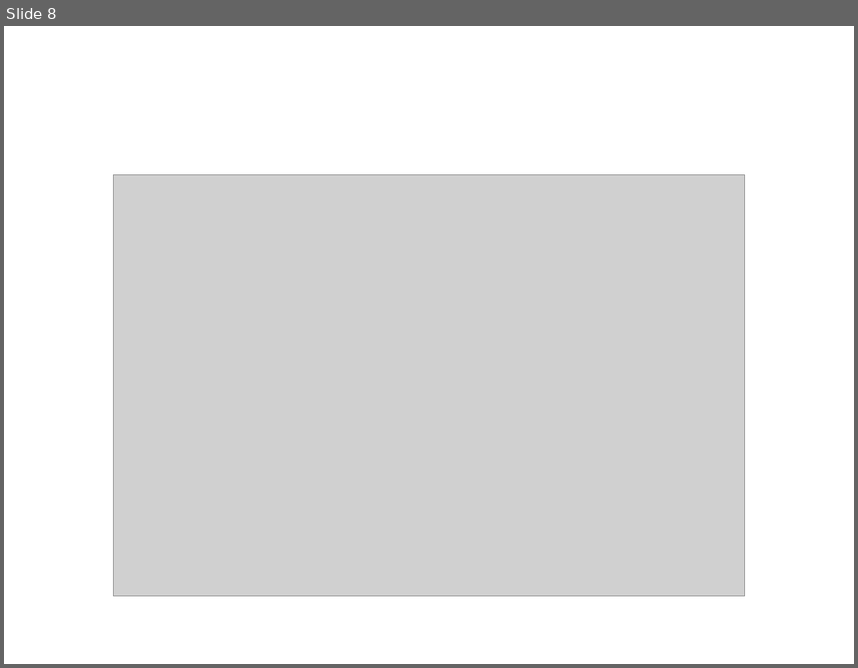
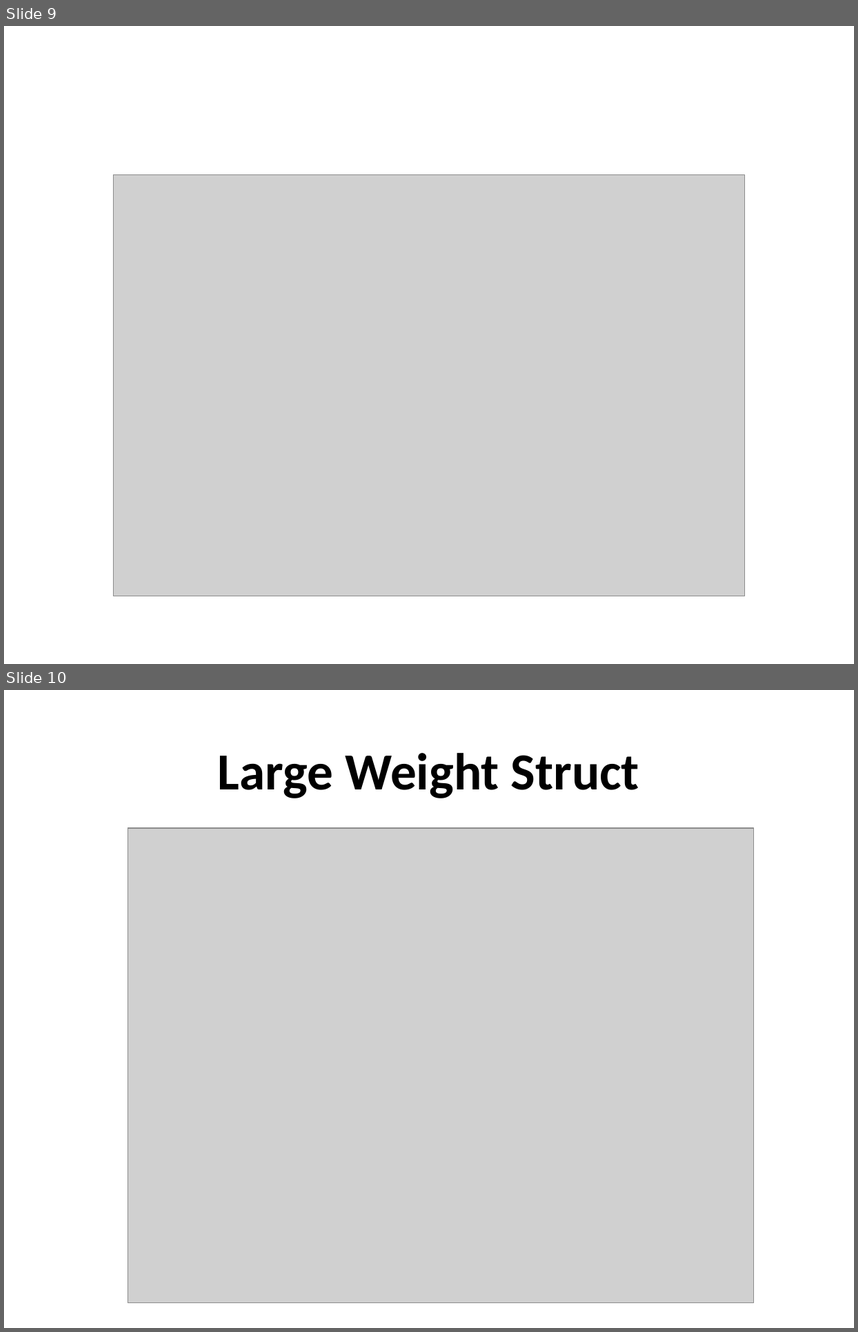
Before and after one commit to farseerfc/sjtuxyz, a slide deck: documents/XYZ Gramma.pptx. Shown one above the other, each under a label of ours: slide 8 before the commit, slides 9 and 10 after it. The pictures are 858x668 and 858x1332 pixels, drawn with LibreOffice and Linux fonts; fonts in the diff are those of the drawing; grey boxes stand for pictures. Boxes give left, top, right and bottom in pixels: in the first picture for what was removed or moved away, otherwise in the second. Text is boxed around its words. In the diff, an @@ line names an element or a change of style, - is before the commit and + after.

```diff
--- a/documents/XYZ Gramma.pptx
+++ b/documents/XYZ Gramma.pptx
@@ slide 10 added at box(4, 690, 854, 1328), background #FFFFFF @@
@@ title added at box(218, 753, 639, 798), 44 pt, text #000000, bold @@
+Large Weight Struct
@@ picture added at box(128, 828, 754, 1302) @@
@@ what was slide 8 is now slide 9 @@
```
Also in this commit, not shown: 1 other slide added, 1 slide removed, 1 other file.
